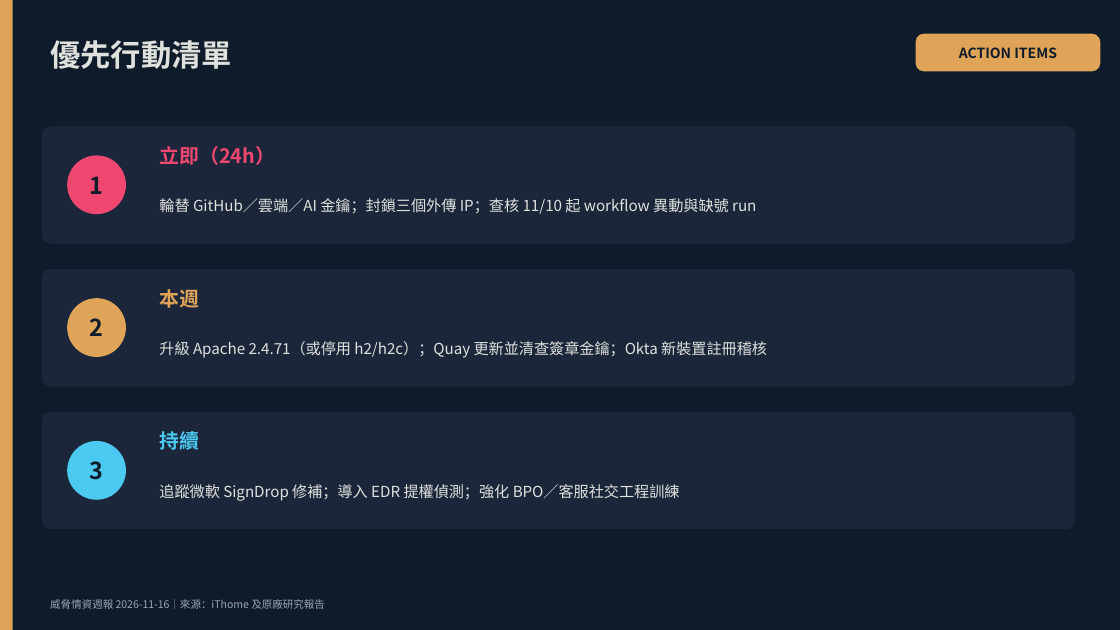
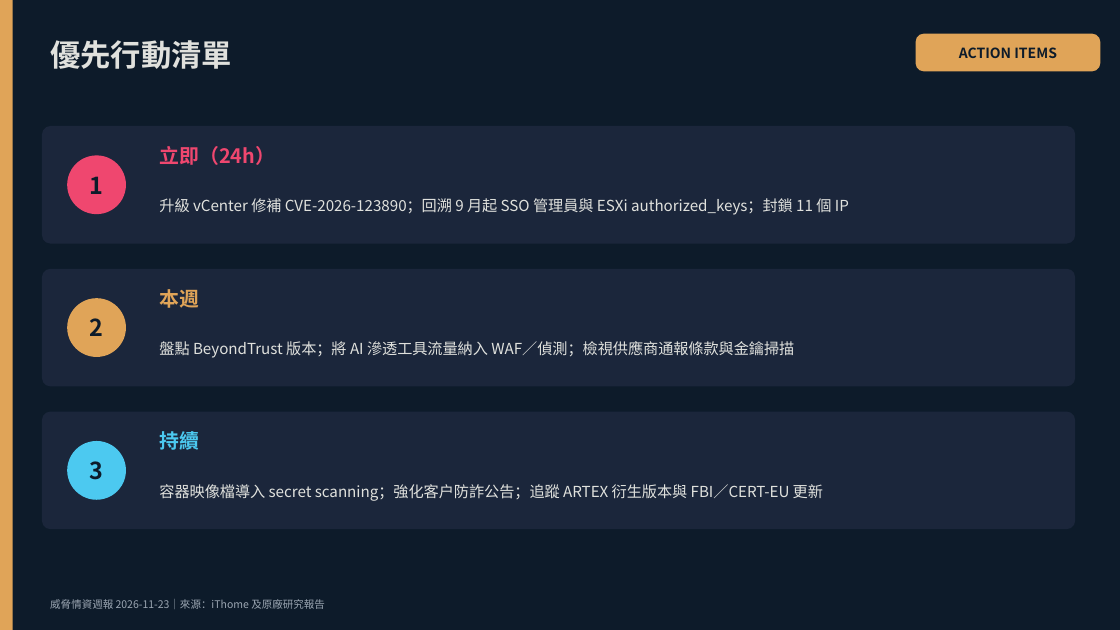
Before and after one commit to fei3363/cdp-tool, a slide deck: slide 13 of threat_intel_report_202611.pptx. Drawn at 1120x630 pixels with LibreOffice and Linux fonts; fonts in the diff are those of the drawing. Boxes give left, top, right and bottom in pixels: in the first picture for what was removed or moved away, otherwise in the second. Text is boxed around its words. In the diff, an @@ line names an element or a change of style, - is before the commit and + after.

```diff
--- a/threat_intel_report_202611.pptx
+++ b/threat_intel_report_202611.pptx
@@ text at bbox=[159, 198, 849, 215]: text changed @@
-輪替 GitHub／雲端／AI 金鑰；封鎖三個外傳 IP；查核 11/10 起 workflow 異動與缺號 run
+升級 vCenter 修補 CVE-2026-123890；回溯 9 月起 SSO 管理員與 ESXi authorized_keys；封鎖 11 個 IP
@@ text at bbox=[159, 341, 794, 358]: text changed @@
-升級 Apache 2.4.71（或停用 h2/h2c）；Quay 更新並清查簽章金鑰；Okta 新裝置註冊稽核
+盤點 BeyondTrust 版本；將 AI 滲透工具流量納入 WAF／偵測；檢視供應商通報條款與金鑰掃描
@@ text at bbox=[159, 484, 823, 501]: text changed @@
-追蹤微軟 SignDrop 修補；導入 EDR 提權偵測；強化 BPO／客服社交工程訓練
+容器映像檔導入 secret scanning；強化客戶防詐公告；追蹤 ARTEX 衍生版本與 FBI／CERT-EU 更新
@@ text at bbox=[50, 599, 325, 609]: text changed @@
-威脅情資週報 2026-11-16｜來源：iThome 及原廠研究報告
+威脅情資週報 2026-11-23｜來源：iThome 及原廠研究報告
```
Also in this commit, not shown: 12 other slides changed, 1 other file.
